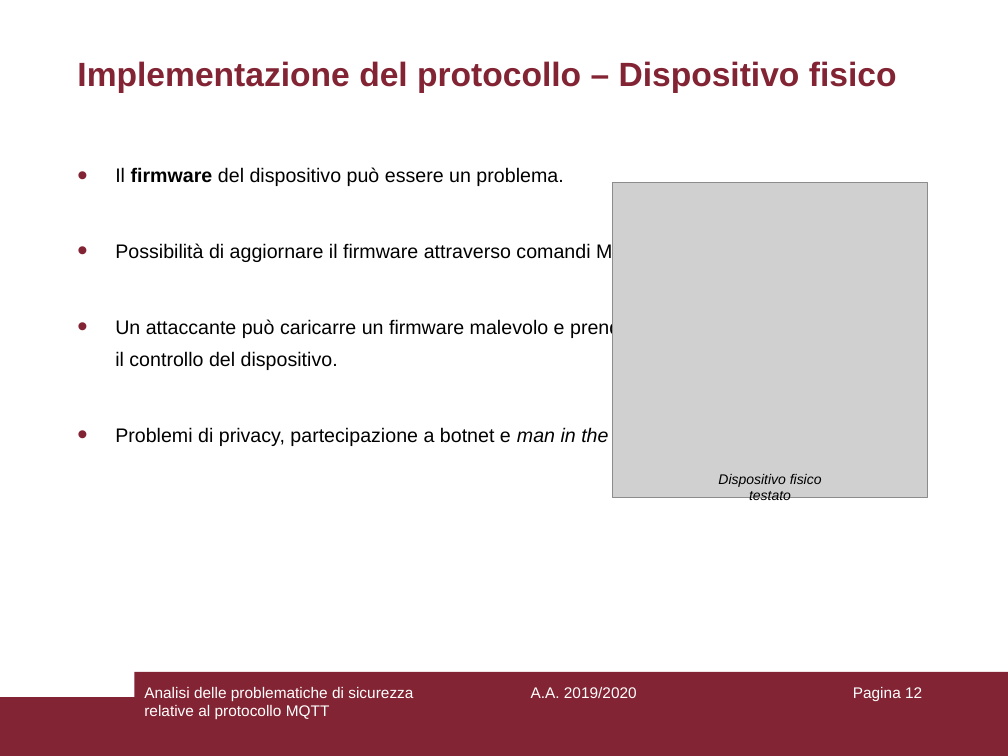
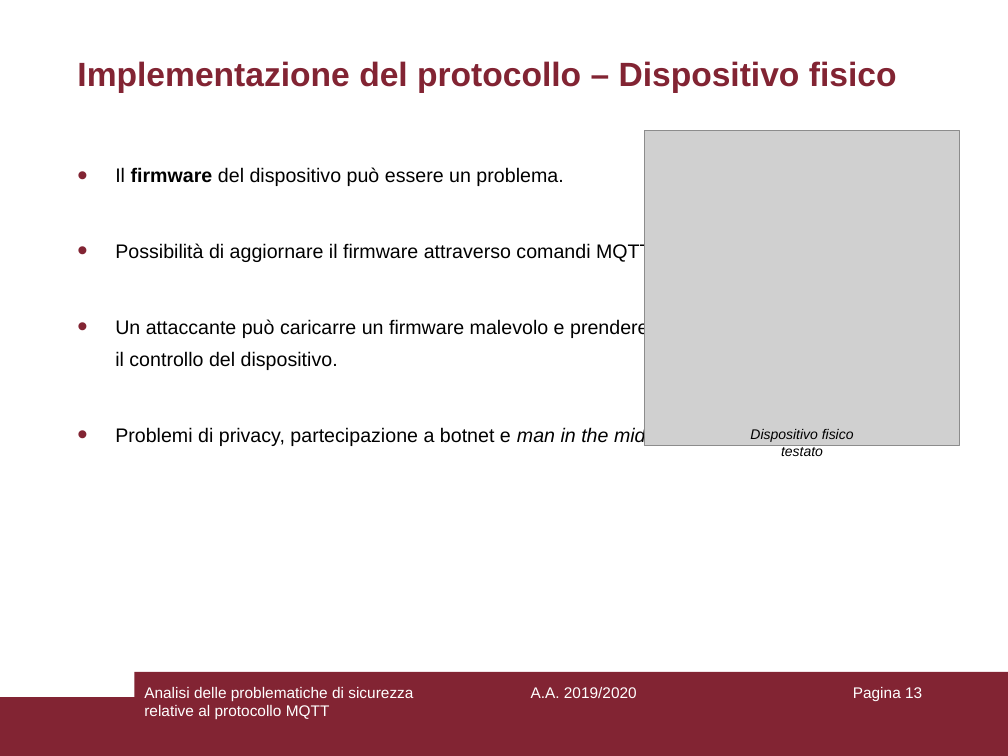
Before and after one commit to aedoardo/bachelor-degree-thesis, a slide deck: slide 13 of slides/Presentazione.ppt (slide 12 before the commit). Drawn at 1008x756 pixels with LibreOffice and Linux fonts; fonts in the diff are those of the drawing; grey boxes stand for pictures. Boxes give left, top, right and bottom in pixels: in the first picture for what was removed or moved away, otherwise in the second. Text is boxed around its words. In the diff, an @@ line names an element or a change of style, - is before the commit and + after.

Commit message:
update slides

```diff
--- a/slides/Presentazione.ppt
+++ b/slides/Presentazione.ppt
@@ picture: place and size @@
-picture at [613, 182, 928, 497]
+picture at [644, 130, 960, 446]
@@ text "Dispositivo fisico testato": place and size @@
-text "Dispositivo fisico testato" at [718, 474, 822, 504]
+text "Dispositivo fisico testato" at [750, 429, 854, 456]
@@ page number at [853, 687, 922, 701]: text changed @@
-Pagina 12
+Pagina 13
```
Also in this commit, not shown: 2 slides added, 1 slide removed, 1 other file.
